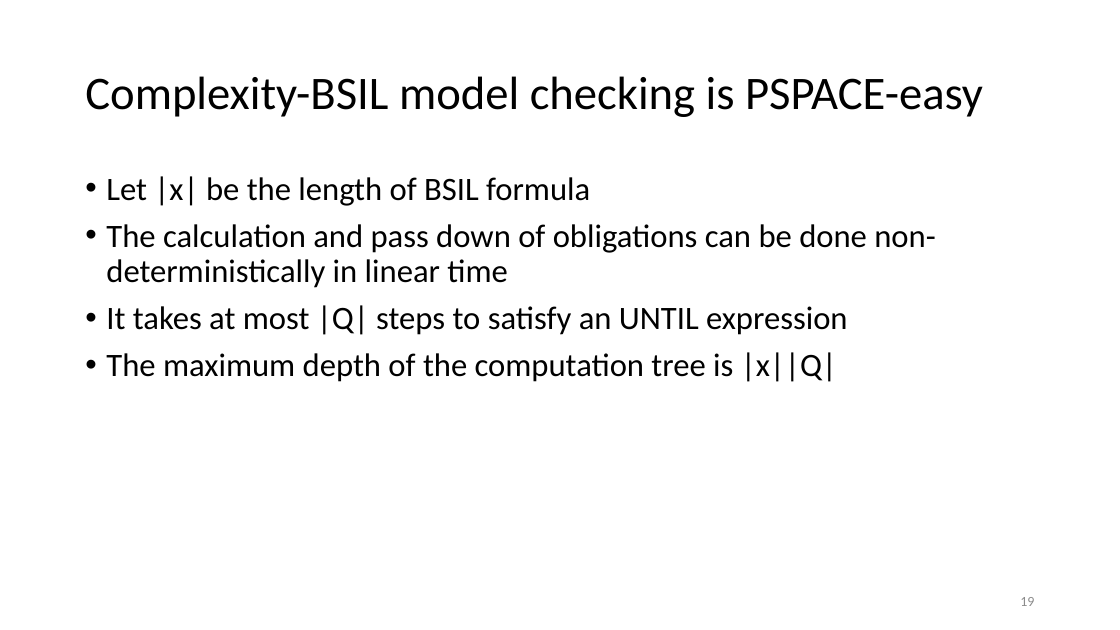
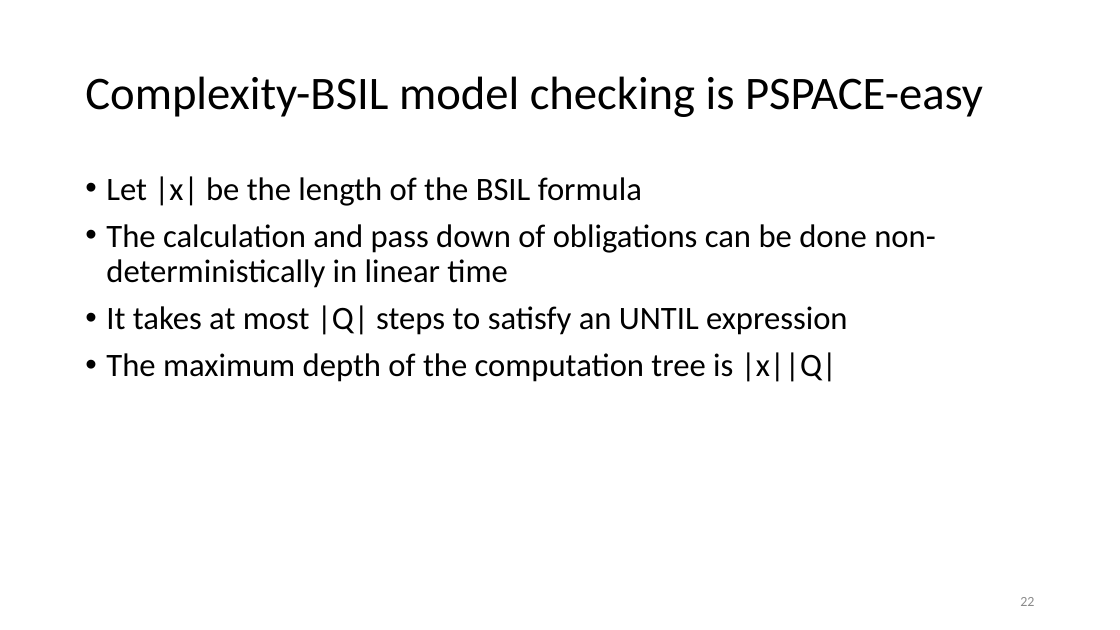
Before and after one commit to yyergg/graduate, a slide deck: slide 22 of def.pptx (slide 19 before the commit). Drawn at 1120x630 pixels with LibreOffice and Linux fonts; fonts in the diff are those of the drawing. Boxes give left, top, right and bottom in pixels: in the first picture for what was removed or moved away, otherwise in the second. Text is boxed around its words. In the diff, an @@ line names an element or a change of style, - is before the commit and + after.

```diff
--- a/def.pptx
+++ b/def.pptx
@@ text at <box>106,176,642,206</box>: text changed @@
-• Let |x| be the length of BSIL formula
+• Let |x| be the length of the BSIL formula
@@ page number at <box>1020,597,1034,606</box>: text changed @@
-19
+22
```
Also in this commit, not shown: 19 other slides changed, 5 slides added, 26 other files.
